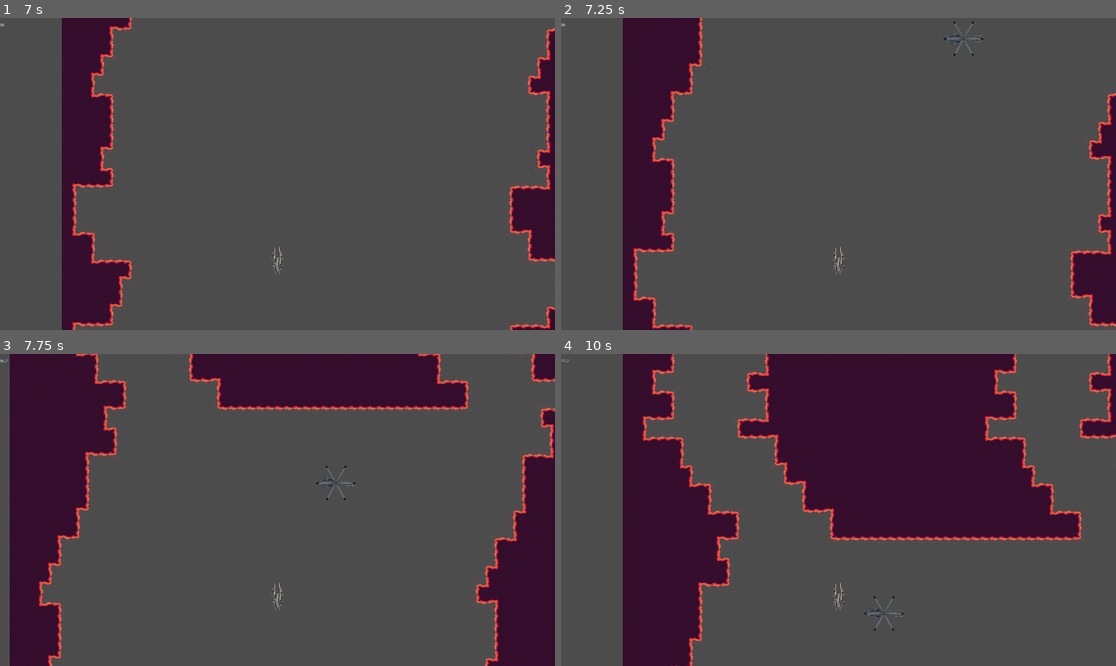
Above: before the commit, frames 1-4 (two rows, left to right).
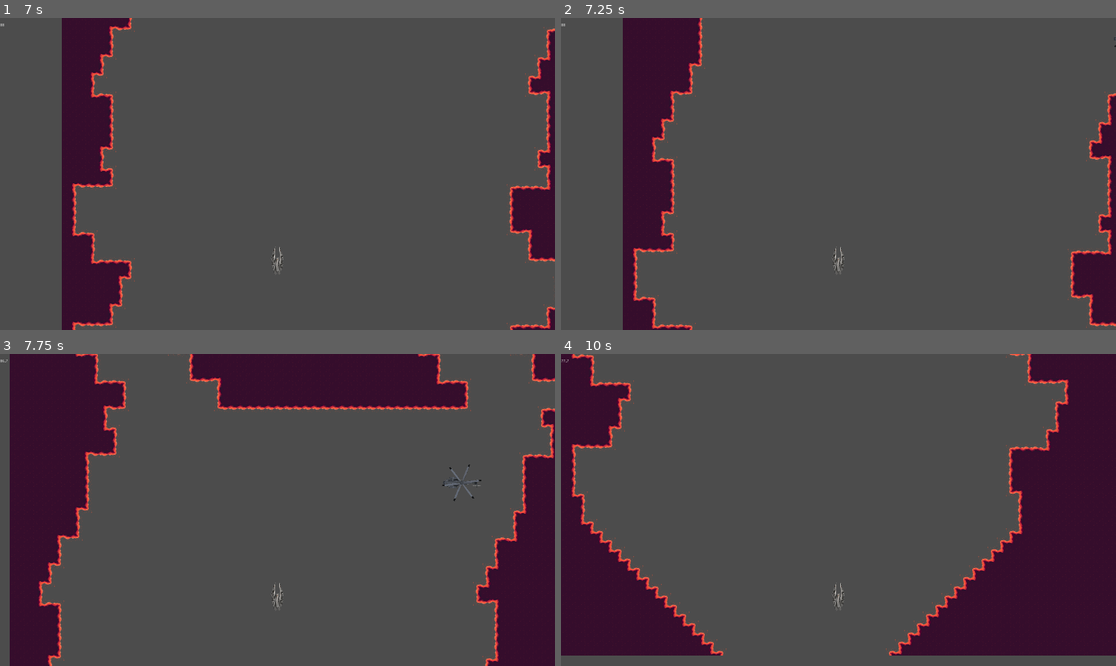
Above: after the commit, the same moments.

Repository: CyanideGourmet/River-Raid-Remake
Game: Godot game, scene res://scenes/Main.tscn
The game is run twice, just before and just after one commit, with the same random seed, the same clock (stepped at 60 frames per second) and the same inputs.
Inputs:
- Up to frame 1 (7 s): tap Enter (ui_accept) at 0.5, 0.77, 1.52, 2, 3.02, 3.5, 3.77, 4.52, 5.75, 6.02, 6.77 s; hold Right (ui_right) 0.53-1.28 s; hold Down (ui_down) 1.28-2.03 s; hold Right (ui_right) 2.03-2.78 s; hold Up (ui_up) 2.78-3.53 s; hold Left (ui_left) 3.53-5.03 s; hold Down (ui_down) 5.03-5.78 s; hold Right (ui_right) 5.78-6.53 s; hold Up (ui_up) from 6.53 s (still down)
- Up to frame 2 (7.25 s): keep holding Up (ui_up)
- Up to frame 3 (7.75 s): release Up (ui_up) at 7.28 s; hold Right (ui_right) from 7.28 s (still down); tap Enter (ui_accept) at 7.52 s
- Up to frame 4 (10 s): release Right (ui_right) at 8.03 s; hold Down (ui_down) 8.03-8.78 s; hold Left (ui_left) 8.78-9.53 s; tap Enter (ui_accept) at 9.02, 9.77 s; hold Up (ui_up) from 9.53 s (still down)

Frame 1 is identical in both runs. In frame 2, 0.1% of the frame differs, in the area x 68-100%, y 1-13%; in frame 3, 0.2%; in frame 4, 63%, in the area x 0-100%, y 0-100%.

Commit message:
Tweaking enemies and little optimisation improvements

Diff:
--- a/assets/TileMap/MapSlice.tres
+++ b/assets/TileMap/MapSlice.tres
@@ -1,13 +1,10 @@
-[gd_resource type="TileSet" load_steps=10 format=2]
+[gd_resource type="TileSet" load_steps=9 format=2]
 
 [ext_resource path="res://assets/Images/Tiles/tileWater.png" type="Texture" id=1]
 [ext_resource path="res://assets/Images/Tiles/tileFiller.png" type="Texture" id=2]
 [ext_resource path="res://assets/Images/Tiles/tileSide.png" type="Texture" id=3]
 [ext_resource path="res://assets/Images/Tiles/tileInnerCorner.png" type="Texture" id=4]
 [ext_resource path="res://assets/Images/Tiles/tileCorner.png" type="Texture" id=5]
-
-[sub_resource type="ConvexPolygonShape2D" id=1]
-points = PoolVector2Array( 0, 0, 32, 0, 32, 32, 0, 32 )
 
 [sub_resource type="ConvexPolygonShape2D" id=2]
 points = PoolVector2Array( 31.7953, 32.0966, -0.354935, 32.4985, 0.046936, 13.108, 31.7953, 12.7061 )
@@ -37,13 +34,7 @@
 1/tile_mode = 0
 1/occluder_offset = Vector2( 0, 0 )
 1/navigation_offset = Vector2( 0, 0 )
-1/shapes = [ {
-"autotile_coord": Vector2( 0, 0 ),
-"one_way": false,
-"one_way_margin": 1.0,
-"shape": SubResource( 1 ),
-"shape_transform": Transform2D( 1, 0, 0, 1, 0, 0 )
-} ]
+1/shapes = [  ]
 1/z_index = 0
 2/name = "tileSide.png 2"
 2/texture = ExtResource( 3 )
--- a/scenes/Chopper.tscn
+++ b/scenes/Chopper.tscn
@@ -1,12 +1,17 @@
-[gd_scene load_steps=5 format=2]
+[gd_scene load_steps=7 format=2]
 
 [ext_resource path="res://scripts/Chopper.gd" type="Script" id=1]
 [ext_resource path="res://assets/Images/Sprites/body czop.png" type="Texture" id=2]
 [ext_resource path="res://assets/Images/Sprites/smiglo kopia 2.png" type="Texture" id=3]
+[ext_resource path="res://assets/Images/Sprites/Rotor.anim" type="Animation" id=4]
 
 [sub_resource type="CapsuleShape2D" id=1]
 radius = 61.7572
 height = 496.73
+
+[sub_resource type="CapsuleShape2D" id=2]
+radius = 4320.0
+height = 7680.0
 
 [node name="Chopper" type="KinematicBody2D" groups=[
 "enemy",
@@ -20,10 +25,22 @@
 texture = ExtResource( 2 )
 
 [node name="Rotor" type="Sprite" parent="Body"]
+rotation = 0.319228
 texture = ExtResource( 3 )
 
 [node name="AnimationPlayer" type="AnimationPlayer" parent="Body/Rotor"]
+autoplay = "Rotor"
+anims/Rotor = ExtResource( 4 )
 
 [node name="CollisionShape2D" type="CollisionShape2D" parent="."]
 rotation = -1.5708
 shape = SubResource( 1 )
+
+[node name="PlayerDetectionArea" type="Area2D" parent="."]
+collision_layer = 0
+collision_mask = 0
+
+[node name="CollisionShape2D" type="CollisionShape2D" parent="PlayerDetectionArea"]
+rotation = 1.5708
+shape = SubResource( 2 )
+[connection signal="body_entered" from="PlayerDetectionArea" to="." method="_on_PlayerDetectionArea_body_entered"]
--- a/scenes/MapSlice.tscn
+++ b/scenes/MapSlice.tscn
@@ -11,6 +11,7 @@
 ]]
 tile_set = ExtResource( 1 )
 cell_size = Vector2( 32, 32 )
+cell_quadrant_size = 4
 collision_layer = 0
 collision_mask = 0
 format = 1
--- a/scripts/Bullet.gd
+++ b/scripts/Bullet.gd
@@ -10,6 +10,7 @@
 	set_collision_mask_bit(3, 1)
 	set_collision_mask_bit(4, 1)
 	set_collision_mask_bit(5, 1)
+	set_collision_layer_bit(-4, 1)
 	starting_position = position
 
 func _process(delta):
@@ -19,8 +20,9 @@
 func _physics_process(delta):
 	var collision = move_and_collide(Vector2(0, -velocity) * delta)
 	if collision:
-		if collision.collider.is_in_group("terrain") or collision.collider.is_in_group("enemy"):
-			_death()
+		if collision.collider.is_in_group("enemy"):
+			collision.collider._death()
+		_death()
 
 func _death():
 	emit_signal("bullet_freed")
--- a/scripts/Chopper.gd
+++ b/scripts/Chopper.gd
@@ -1,16 +1,20 @@
 extends KinematicBody2D
 
-export var movement_speed = 100
+export var movement_speed = 400
 
 var player_node
 var direction = 0
+var full_stop = 0
 
 signal destroyed
 signal left_the_screen
 
 func _ready():
+	$Body/Rotor/AnimationPlayer.play()
 	set_collision_layer_bit(1, 1)
+	$PlayerDetectionArea.set_collision_layer_bit(1, 1)
 	set_collision_layer_bit(4, 1)
+	set_collision_mask_bit(-4, 1)
 	player_node = get_parent().get_parent().find_node("Player")
 	connect("destroyed", player_node, "_hit_a_node")
 	connect("destroyed", get_parent(), "_node_destroyed")
@@ -21,11 +25,15 @@
 		_left_the_screen()
 
 func _physics_process(delta):
-	var velocity = Vector2(direction, 0) * movement_speed
+	var velocity = Vector2(direction, 0) * movement_speed * full_stop
 	var collision = move_and_collide(velocity*delta)
 	if collision:
 		if collision.collider.is_in_group("PlayerBullet"):
 			_death()
+
+func _collided(node):
+	if node.is_in_group("PlayerBullet"):
+		_death()
 
 func _death():
 	#death animation
@@ -35,3 +43,8 @@
 func _left_the_screen():
 	emit_signal("left_the_screen", self)
 	queue_free()
+
+func _on_PlayerDetectionArea_body_entered(body):
+	if body == player_node:
+		full_stop = 1
+		$PlayerDetectionArea.queue_free()
--- a/scripts/MapSlice.gd
+++ b/scripts/MapSlice.gd
@@ -21,10 +21,10 @@
 var start_end_height = [0, 272]
 var min_width = 60
 var max_width = 0
-var copy_offset
+var copy_offset = 30
 var step_memory = []
 var randomization_safelock = [0, 0]
-var island_params
+var island_params = [10, 39, 232]
 var tiles = {[0, 0, 0]: 0, [1, 1, 0]: [1, 0, 0, 0], [2, 1, 0]: [3, 1, 0, 0], [2, 1, 1]: [4, 0, 0, 0], [2, 4, 0]: [2, 0, …(282 unchanged characters)…
 var entities = []
 
@@ -293,7 +293,6 @@
 	instantiated_nodes_coordinates.append(fuel_coords)
 	while chopper_number > 0:
 		var coordinates = [_random_int(0, 1)*59, _random_int(50, 221)]
-		print(coordinates)
 		chopper_coords.append(coordinates)
 		chopper_number -= 1
 	instantiated_nodes_coordinates.append(chopper_coords)
